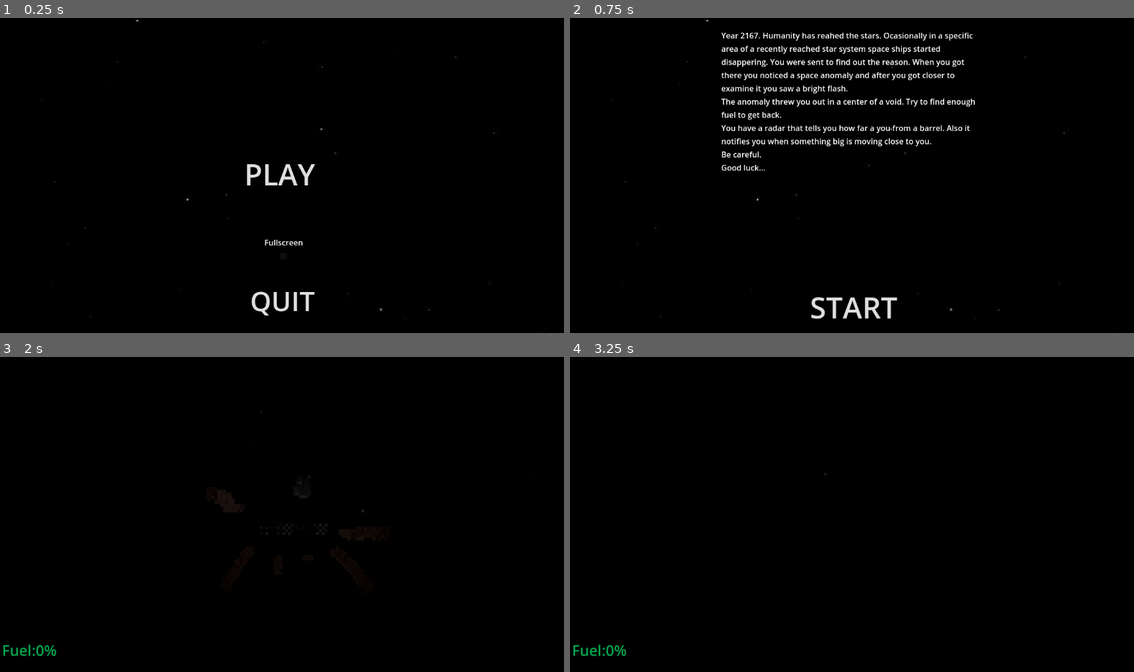
Above: before the commit, frames 1-4 (two rows, left to right).
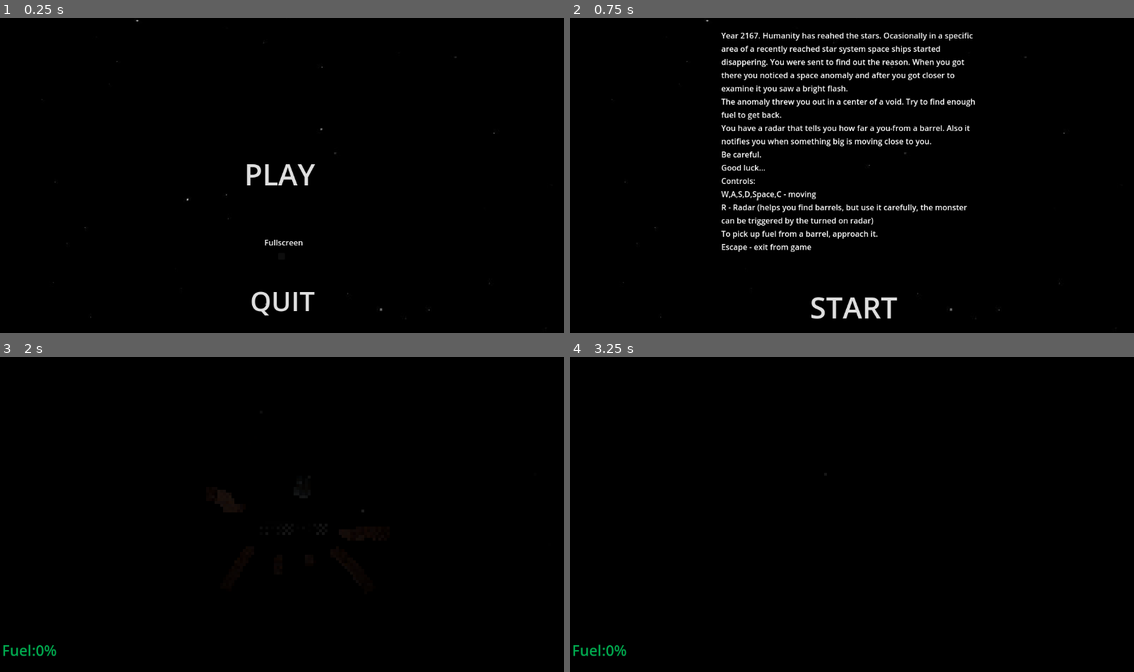
Above: after the commit, the same moments.

Repository: Ggury/The_Void
Game: Godot game, scene res://Scenes/Main_Menu.tscn
Same seed, same stepped clock (60 frames per second), same inputs: the game is played once before the commit and once after it.
Inputs (mouse positions are in pixels of both pictures, inside the frame that each line leads up to):
- Up to frame 1 (0.25 s): no input
- Up to frame 2 (0.75 s): click "PLAY" at 0.5 s
- Up to frame 3 (2 s): click "START" at 1.25 s
- Up to frame 4 (3.25 s): tap Enter at 2 s; move the mouse to (976, 498) at 2.02 s; hold Right (ui_right) 2.03-2.78 s; tap R (Radar) at 2.1, 3.05 s; tap Space (Jump) at 2.27, 2.75, 3.02 s; move the mouse to (739, 530) at 2.77 s; hold Down (ui_down) from 2.78 s (still down); tap C (Crawl) at 2.85 s

The runs differ from the first frame. In frame 2, 1.4% of the frame differs, in the area x 26-71%, y 50-75%; in frame 3, less than 0.1%; in frame 4, less than 0.1%.

Commit message:
release

Diff:
--- a/Monster/monster.tscn
+++ b/Monster/monster.tscn
@@ -1,7 +1,8 @@
-[gd_scene load_steps=9 format=3 uid="uid://coj5gbwp6muvn"]
+[gd_scene load_steps=10 format=3 uid="uid://coj5gbwp6muvn"]
 
 [ext_resource type="Script" path="res://Monster/monster.gd" id="1_d8bwo"]
 [ext_resource type="PackedScene" uid="uid://dqb8eb3fnuxca" path="res://Monster/monster.glb" id="2_pt3cm"]
+[ext_resource type="PackedScene" uid="uid://bwjumcikidwr8" path="res://Monster/monster_anime.tscn" id="3_ynypd"]
 
 [sub_resource type="SphereShape3D" id="SphereShape3D_xaq5b"]
 radius = 26.0427
@@ -69,6 +70,10 @@
 
 [node name="monster" parent="." instance=ExtResource("2_pt3cm")]
 transform = Transform3D(-20, 0, -3.01992e-06, 0, 20, 0, 3.01992e-06, 0, -20, 0, 0, 10.8367)
+visible = false
+
+[node name="monster_anime" parent="." instance=ExtResource("3_ynypd")]
+transform = Transform3D(-20, 0, 1.74846e-06, 0, 20, 0, -1.74846e-06, 0, -20, 0, 0, 10.837)
 
 [connection signal="body_exited" from="NearPlayerArea" to="." method="_on_near_player_area_body_exited"]
 [connection signal="body_entered" from="MouthArea" to="." method="_on_mouth_area_body_entered"]
--- /dev/null
+++ b/Monster/monster_anime.gd
@@ -0,0 +1,11 @@
+extends Node3D
+
+
+# Called when the node enters the scene tree for the first time.
+func _ready():
+	$AnimationPlayer.play("ArmatureAction")
+
+
+# Called every frame. 'delta' is the elapsed time since the previous frame.
+func _process(delta):
+	pass
--- /dev/null
+++ b/Monster/monster_anime.tscn
@@ -0,0 +1,20 @@
+[gd_scene load_steps=3 format=3 uid="uid://bwjumcikidwr8"]
+
+[ext_resource type="PackedScene" uid="uid://bp8eswn2fa801" path="res://Monster/monster_anime.glb" id="1_liodb"]
+[ext_resource type="Script" path="res://monster_anime.gd" id="2_n1lxi"]
+
+[node name="monster_anime" instance=ExtResource("1_liodb")]
+script = ExtResource("2_n1lxi")
+
+[node name="Armature" parent="." index="0"]
+transform = Transform3D(1.69317, -3.75959e-16, -1.64337e-23, 0, -7.40107e-08, 1.69317, -3.75959e-16, -1.69317, -7.40107e-08, 0, 0.3, -0.7)
+
+[node name="Skeleton3D" parent="Armature" index="0"]
+bones/2/rotation = Quaternion(-6.56104e-15, -2.08175e-15, 0.383878, 0.923384)
+bones/3/rotation = Quaternion(1.47266e-14, 8.37319e-16, -0.442173, 0.89693)
+bones/4/rotation = Quaternion(-1.57458e-14, -8.1166e-16, 0.392241, 0.919863)
+bones/5/rotation = Quaternion(1.36927e-14, 1.67373e-15, -0.382519, 0.923948)
+bones/6/rotation = Quaternion(-5.38709e-15, -2.03794e-15, 0.469446, 0.882961)
+bones/8/rotation = Quaternion(2.48678e-14, -1.48484e-14, -0.0118064, 0.99993)
+bones/9/rotation = Quaternion(1.77676e-15, 1.60219e-14, 0.00957091, 0.999954)
+bones/10/rotation = Quaternion(4.08555e-14, -1.71105e-14, 0.00508528, 0.999987)
--- a/Player/Main_player.gd
+++ b/Player/Main_player.gd
@@ -33,6 +33,8 @@
 	checkpoint= $".".global_position
 
 func _input(event):
+	if event.is_action_pressed("Exit"):
+		get_tree().quit()
 	if event is InputEventMouseMotion:
 		yaw = fmod(yaw - event.relative.x * mouse_sencsitivy, 360)
 		pitch = max(min(pitch - event.relative.y * mouse_sencsitivy, 70), -70)
--- a/Player/main_player.tscn
+++ b/Player/main_player.tscn
@@ -48,6 +48,7 @@
 
 [node name="AudioStreamPlayer3D2" type="AudioStreamPlayer3D" parent="."]
 stream = ExtResource("3_mkxvn")
+max_db = -7.4
 panning_strength = 0.25
 
 [node name="CanvasLayer" type="CanvasLayer" parent="."]
--- a/Scenes/Main_Menu.tscn
+++ b/Scenes/Main_Menu.tscn
@@ -16,6 +16,18 @@
 [sub_resource type="StyleBoxEmpty" id="StyleBoxEmpty_y7wcl"]
 
 [sub_resource type="StyleBoxEmpty" id="StyleBoxEmpty_l3hw8"]
+
+[sub_resource type="StyleBoxEmpty" id="StyleBoxEmpty_y61r4"]
+
+[sub_resource type="StyleBoxEmpty" id="StyleBoxEmpty_10qaq"]
+
+[sub_resource type="StyleBoxEmpty" id="StyleBoxEmpty_2qhgf"]
+
+[sub_resource type="StyleBoxEmpty" id="StyleBoxEmpty_5hbyd"]
+
+[sub_resource type="StyleBoxEmpty" id="StyleBoxEmpty_li1oj"]
+
+[sub_resource type="StyleBoxEmpty" id="StyleBoxEmpty_cvhr8"]
 
 [node name="Main_Menu" type="Control"]
 layout_mode = 3
@@ -80,6 +92,12 @@
 offset_top = 147.0
 offset_right = 15.0
 offset_bottom = 179.0
+theme_override_styles/normal = SubResource("StyleBoxEmpty_y61r4")
+theme_override_styles/pressed = SubResource("StyleBoxEmpty_10qaq")
+theme_override_styles/disabled = SubResource("StyleBoxEmpty_2qhgf")
+theme_override_styles/hover = SubResource("StyleBoxEmpty_5hbyd")
+theme_override_styles/hover_pressed = SubResource("StyleBoxEmpty_li1oj")
+theme_override_styles/focus = SubResource("StyleBoxEmpty_cvhr8")
 
 [connection signal="pressed" from="Play" to="." method="_on_button_pressed"]
 [connection signal="pressed" from="Quit" to="." method="_on_button_2_pressed"]
--- a/Scenes/Start_Screen.tscn
+++ b/Scenes/Start_Screen.tscn
@@ -57,7 +57,12 @@
 The anomaly threw you out in a center of a void. Try to find enough fuel to get back.
 You have a radar that tells you how far a you from a barrel. Also it notifies you when something big is moving close to you.
 Be careful.
-Good luck..."
+Good luck...
+Controls:
+W,A,S,D,Space,C - moving
+R - Radar (helps you find barrels, but use it carefully, the monster can be triggered by the turned on radar)
+To pick up fuel from a barrel, approach it.
+Escape - exit from game"
 editable = false
 wrap_mode = 1
 
--- a/Scenes/main_level.gd
+++ b/Scenes/main_level.gd
@@ -4,6 +4,7 @@
 @onready var emitter = get_node("MainPlayer")
 # Called when the node enters the scene tree for the first time.
 func _ready():
+	Input.mouse_mode = Input.MOUSE_MODE_CAPTURED
 	emitter.radar_used.connect(send_coords)
 	objects_to_detect = get_tree().get_nodes_in_group("radardetect")
 
--- a/Scenes/main_level.tscn
+++ b/Scenes/main_level.tscn
@@ -31,7 +31,7 @@
 glow_intensity = 0.5
 fog_enabled = true
 fog_light_color = Color(0, 0, 0, 1)
-fog_density = 0.017
+fog_density = 0.024
 fog_sky_affect = 0.0
 
 [node name="Main_Level" type="Node3D"]
--- a/decorations/Shipwreck_2.tscn
+++ b/decorations/Shipwreck_2.tscn
@@ -46,7 +46,7 @@
 transform = Transform3D(1, 0, 0, 0, -4.37114e-08, -1, 0, 1, -4.37114e-08, 0.84396, 0.908697, -0.349941)
 
 [node name="balk_16" parent="shipwreck21" instance=ExtResource("6_p7q28")]
-transform = Transform3D(1, 0, 0, 0, -4.37114e-08, -1, 0, 1, -4.37114e-08, 0.885149, -1.64922, 3.9707)
+transform = Transform3D(1, 0, 0, 0, -4.37114e-08, -1, 0, 1, -4.37114e-08, 0.885149, -1.64922, -0.113232)
 
 [node name="balk_14" parent="shipwreck21" instance=ExtResource("7_15rw6")]
 transform = Transform3D(1.91069e-15, 4.37114e-08, 1, 1, -4.37114e-08, 0, 4.37114e-08, 1, -4.37114e-08, 3.90216, 2.52097, -0.503969)
--- /dev/null
+++ b/monster_anime.gd
@@ -0,0 +1,11 @@
+extends Node3D
+
+
+# Called when the node enters the scene tree for the first time.
+func _ready():
+	$AnimationPlayer.play("ArmatureAction");
+
+
+# Called every frame. 'delta' is the elapsed time since the previous frame.
+func _process(delta):
+	pass
--- a/project.godot
+++ b/project.godot
@@ -60,3 +60,8 @@
 "events": [Object(InputEventKey,"resource_local_to_scene":false,"resource_name":"","device":0,"window_id":0,"alt_pressed":false,"shift_pressed":false,"ctrl_pressed":false,"meta_pressed":false,"pressed":false,"keycode":67,"physical_keycode":0,"key_label":0,"unicode":0,"echo":false,"script":null)
 ]
 }
+Exit={
+"deadzone": 0.5,
+"events": [Object(InputEventKey,"resource_local_to_scene":false,"resource_name":"","device":0,"window_id":0,"alt_pressed":false,"shift_pressed":false,"ctrl_pressed":false,"meta_pressed":false,"pressed":false,"keycode":4194305,"physical_keycode":0,"key_label":0,"unicode":0,"echo":false,"script":null)
+]
+}
Binary file added: Monster/monster_anime.glb
Not shown, added: Monster/monster_anime.glb.import
Binary file added: Monster/monster_anime_monstr1-textre.png
Not shown, added: Monster/monster_anime_monstr1-textre.png.import
Not shown: 1 places in Scenes/Main_Menu.tscn that only renumber resources
Binary file added: Scenes/monster_anime_monstr1-textre.png
Not shown, added: Scenes/monster_anime_monstr1-textre.png.import
Not shown, added: export_presets.cfg
